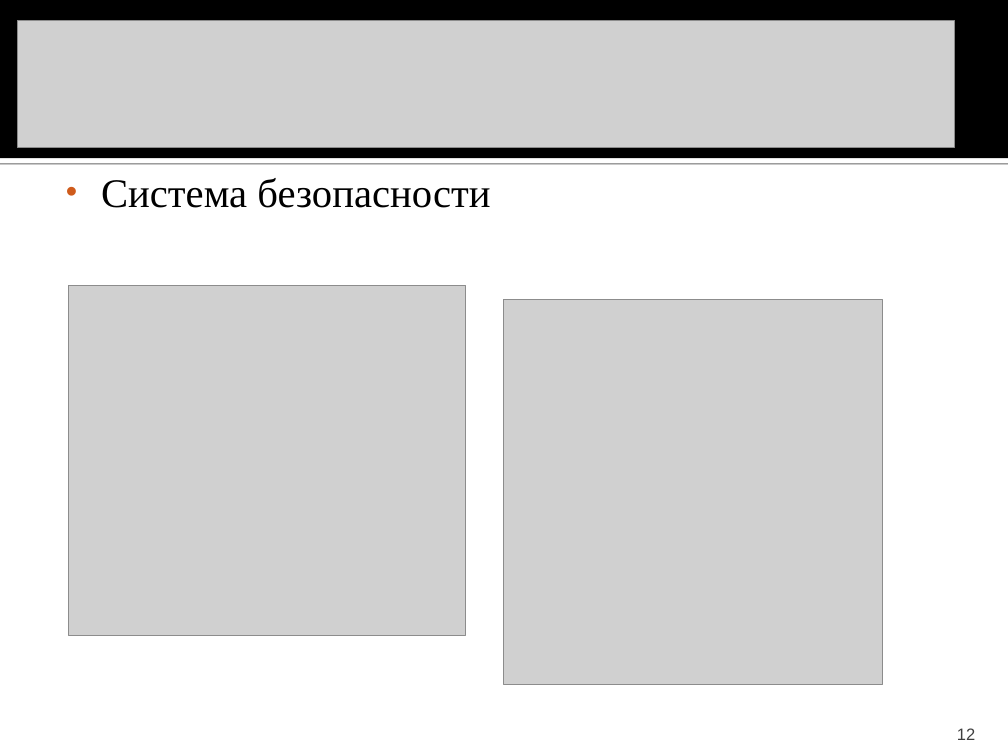
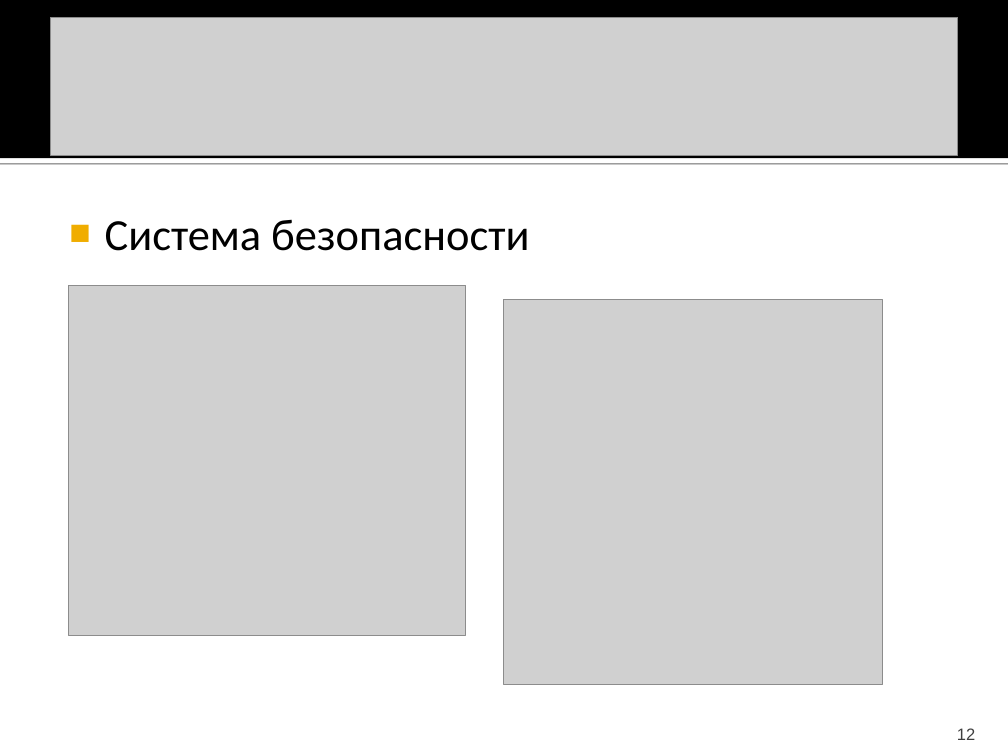
Before and after one commit to BarabancsikovaNatalia/CourseWork, a slide deck: slide 12 of Презентация к курсовой работе.ppt. Drawn at 1008x756 pixels with LibreOffice and Linux fonts; fonts in the diff are those of the drawing; grey boxes stand for pictures. Boxes give left, top, right and bottom in pixels: in the first picture for what was removed or moved away, otherwise in the second. Text is boxed around its words. In the diff, an @@ line names an element or a change of style, - is before the commit and + after.

```diff
--- a/Презентация к курсовой работе.ppt
+++ b/Презентация к курсовой работе.ppt
@@ picture: place and size @@
-picture at (17,20,955,147)
+picture at (50,17,958,155)
@@ text "Система безопасности": place and size @@
-text "Система безопасности" at (101,178,490,208)
+text "Система безопасности" at (105,219,529,251)
@@ text "Система безопасности" at (105,219,529,251): size 32 to 35 pt, font Times New Roman to Calibri; bullet • to ■; bullet colour #CF5B1B to #F0AD00 @@
```
Also in this commit, not shown: 8 other slides changed, 5 slides added, 5 slides removed, 1 other file.
